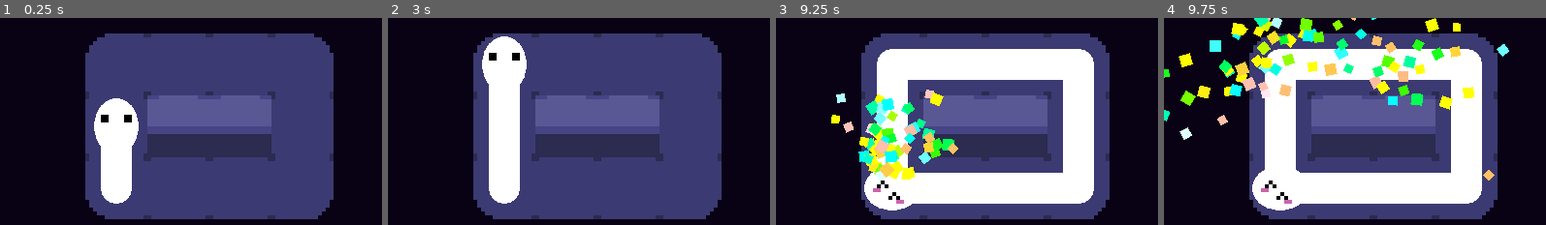
Above: before the commit, frames 1-4 (left to right).
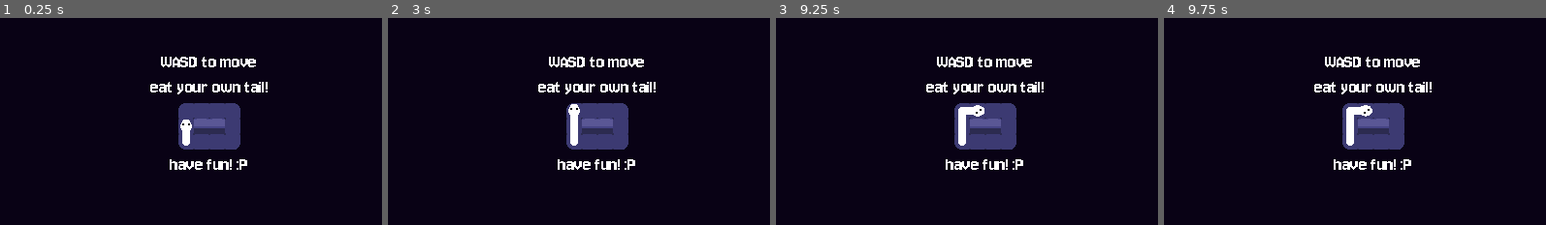
Above: after the commit, the same moments.

Repository: Evelyn-is-eepy/12dt-1---ouroborus
Game: Godot game, scene res://Scenes/Levels/level_1.tscn
The game is run twice, just before and just after one commit, with the same random seed, the same clock (stepped at 60 frames per second) and the same inputs. This scene is started directly instead of the project's main scene.
Inputs:
- Up to frame 1 (0.25 s): no input
- Up to frame 2 (3 s): tap Enter at 0.5 s; hold D (move_right) 0.53-1.28 s; tap R (restart) at 1.25, 2, 2.75 s; hold S (move_down) 1.28-2.03 s; hold D (move_right) 2.03-2.78 s; hold W (move_up) from 2.78 s (still down)
- Up to frame 3 (9.25 s): tap R (restart) at 3.5, 4.25 s; release W (move_up) at 3.53 s; hold A (move_left) 3.53-5.03 s; hold S (move_down) 5.03-5.78 s; hold D (move_right) 5.78-6.53 s; hold W (move_up) 6.53-7.28 s; hold D (move_right) 7.28-8.03 s; hold S (move_down) 8.03-8.78 s; hold A (move_left) from 8.78 s (still down)
- Up to frame 4 (9.75 s): release A (move_left) at 9.53 s; hold W (move_up) from 9.53 s (still down)

The runs differ from the first frame. In frame 1, 57% of the frame differs, in the area x 22-88%, y 7-98%; in frame 2, 57%; in frame 3, 56%; in frame 4, 59%, in the area x 0-91%, y 0-98%.

Commit message:
added bonk animation, fixed double move issue

Diff:
--- a/Scenes/Levels/level_1.tscn
+++ b/Scenes/Levels/level_1.tscn
@@ -313,7 +313,6 @@
 
 [node name="Camera2D" type="Camera2D" parent="WorldEnvironment" unique_id=1361182029]
 position = Vector2(8, 8)
-zoom = Vector2(4, 4)
 
 [node name="ObjectSpawnsLayer" type="TileMapLayer" parent="." unique_id=1626282959]
 tile_map_data = PackedByteArray("AAAAAAEAAAABAAAAAAA=")
--- a/Scenes/Levels/level_2.tscn
+++ b/Scenes/Levels/level_2.tscn
@@ -311,7 +311,6 @@
 
 [node name="Camera2D" type="Camera2D" parent="WorldEnvironment" unique_id=1361182029]
 position = Vector2(8, 8)
-zoom = Vector2(4, 4)
 
 [node name="ObjectSpawnsLayer" type="TileMapLayer" parent="." unique_id=1626282959]
 tile_map_data = PackedByteArray("AAAFAAYAAAAAAAAAAAAFAAUAAAAAAAAAAAAHAAUAAAAAAAAAAAAHAAYAAAAAAAAAAAAFAAEAAAAAAAAAAAAGAAEAAAAAAAAAAAAHAAEAAAAAAAAAAAAGAAQAAAABAAAAAAA=")
--- a/Scenes/Levels/level_3.tscn
+++ b/Scenes/Levels/level_3.tscn
@@ -311,7 +311,6 @@
 
 [node name="Camera2D" type="Camera2D" parent="WorldEnvironment" unique_id=1361182029]
 position = Vector2(8, 8)
-zoom = Vector2(4, 4)
 
 [node name="ObjectSpawnsLayer" type="TileMapLayer" parent="." unique_id=1626282959]
 tile_map_data = PackedByteArray("AAAEAAUAAAABAAAAAAAJAAYAAAACAAEAAAAMAAIAAAACAAEAAAAMAAYAAAACAAEAAAAIAAgAAAACAAEAAAAFAAgAAAACAAEAAAAMAAQAAAACAAEAAAA=")
--- a/Scenes/Levels/level_base.tscn
+++ b/Scenes/Levels/level_base.tscn
@@ -354,7 +354,6 @@
 
 [node name="Camera2D" type="Camera2D" parent="WorldEnvironment" unique_id=1361182029]
 position = Vector2(8, 8)
-zoom = Vector2(4, 4)
 
 [node name="ObjectSpawnsLayer" type="TileMapLayer" parent="." unique_id=1626282959]
 tile_set = ExtResource("5_t8ai0")
--- a/Scenes/credits.tscn
+++ b/Scenes/credits.tscn
@@ -54,6 +54,5 @@
 
 [node name="Camera2D" type="Camera2D" parent="." unique_id=407650405]
 position = Vector2(216, 112)
-zoom = Vector2(4, 4)
 
 [connection signal="pressed" from="VBoxContainer/Button" to="." method="_on_button_pressed"]
--- a/Scenes/level_select.tscn
+++ b/Scenes/level_select.tscn
@@ -5,6 +5,8 @@
 [ext_resource type="Theme" uid="uid://bttvneaybjt4" path="res://Assets/menu_box_theme.tres" id="2_lx4vd"]
 [ext_resource type="Environment" uid="uid://c8qpv2wh6f7ts" path="res://Assets/world_environment.tres" id="4_2sqnl"]
 [ext_resource type="StyleBox" uid="uid://bdkp0m4r10rau" path="res://Assets/menu_button_style.tres" id="4_72w8f"]
+
+[sub_resource type="Compositor" id="Compositor_72w8f"]
 
 [node name="Control" type="Control" unique_id=1628815200 node_paths=PackedStringArray("button_container")]
 layout_mode = 3
@@ -45,9 +47,9 @@
 
 [node name="WorldEnvironment" type="WorldEnvironment" parent="." unique_id=1316698951]
 environment = ExtResource("4_2sqnl")
+compositor = SubResource("Compositor_72w8f")
 
 [node name="Camera2D" type="Camera2D" parent="." unique_id=1064924576]
 position = Vector2(216, 112)
-zoom = Vector2(4, 4)
 
 [connection signal="pressed" from="VBoxContainer/Button" to="." method="_on_button_pressed"]
--- a/Scenes/main_menu.tscn
+++ b/Scenes/main_menu.tscn
@@ -78,7 +78,6 @@
 
 [node name="Camera2D" type="Camera2D" parent="." unique_id=499663580]
 position = Vector2(216, 112)
-zoom = Vector2(4, 4)
 
 [connection signal="pressed" from="VBoxContainer/Button" to="." method="_on_button_pressed"]
 [connection signal="pressed" from="VBoxContainer/Button3" to="." method="_on_button_3_pressed"]
--- a/Scenes/snake.tscn
+++ b/Scenes/snake.tscn
@@ -254,6 +254,7 @@
 face_sprite = NodePath("AnimatedSprite2D2")
 starting_direction = Vector2(0, -1)
 personal_crown = NodePath("ColorRect")
+bonk_max_amplitude = 2.0
 
 [node name="WallRay" type="RayCast2D" parent="Head" unique_id=1444581878]
 visible = false
--- a/Scripts/head.gd
+++ b/Scripts/head.gd
@@ -2,6 +2,7 @@
 
 const TILE_SIZE: int = 16
 const move_duration = 0.1
+const bonk_duration = 0.2
 const move_directions_and_names = [{Vector2(1.0,0.0):"right"},{Vector2(-1.0,0.0):"left"},{Vector2(0.0,-1.0):"up"},{Vector2(0.0,1.0):"down"},]
 const apple_length_bonus: int = 3
 
@@ -22,6 +23,8 @@
 @export var manager: Node2D
 @export var personal_crown: ColorRect
 @export var move_trans_type = Tween.TRANS_BOUNCE
+@export var bonk_trans_type = Tween.TRANS_LINEAR
+@export var bonk_max_amplitude: float
 @export var starting_max_length: int
 
 var face_state: String = 'normal'
@@ -29,10 +32,12 @@
 var last_moved_direction: Vector2 = starting_direction
 var previous_move_directions: Array = [starting_direction]
 var max_body_length: int
-
 var moving: bool = false
+var shaking: bool = false
 var can_move: bool = true
 var has_crown: bool = false
+var position_before_bonk: Vector2
+var shake_intensity: float = 0
 
 # Called when the node enters the scene tree for the first time.
 func _ready() -> void:
@@ -54,13 +59,25 @@
 
 # Called every frame. 'delta' is the elapsed time since the previous frame.
 func _process(_delta: float) -> void:
+	# If the body is shaking from a bonk, add a randomised offset
+	if shaking:
+		position = position_before_bonk
+		var random_rotation = randf_range(0,2*PI)
+		position += Vector2.UP.rotated(random_rotation) * shake_intensity
 	# Stick the last point on the body line to the head so that there is a visible neck.
 	body_line.points[-1] = position
 	# Take player inputs for move direction
 	var move_direction: Vector2 = Vector2(0,0)
 	if not moving and can_move:
-		move_direction.x = Input.get_axis("move_left","move_right")
-		move_direction.y = Input.get_axis("move_up","move_down")
+		# These vars are to prevent super long lines
+		# It needs to be 'action_just_pressed' to prevent icky accidental double moves
+		var input_x_pos = int(Input.is_action_just_pressed("move_right"))
+		var input_x_neg = int(Input.is_action_just_pressed("move_left"))
+		var input_y_pos = int(Input.is_action_just_pressed("move_down"))
+		var input_y_neg = int(Input.is_action_just_pressed("move_up"))
+		# This math works essentially the same as an Input.get_axis() function
+		move_direction.x = input_x_pos - input_x_neg
+		move_direction.y = input_y_pos - input_y_neg
 		# If both y and x have input, take only x
 		if move_direction.x and move_direction.y:
 			move_direction = Vector2(move_direction.x,0)
@@ -108,11 +125,22 @@
 		# If there is something in the way (oooooooooo-oooooh)
 		else:
 			print('bonk!')
-			# Bonk animation not implemented... yet.
+			# prevent movement until bonk is finished
+			moving = true
+			shaking = true
+			# store the original position to prevent becoming misaligned
+			position_before_bonk = position
+			var bonk_tween = create_tween()
+			# Set shake intensity to max and then tween it back down
+			shake_intensity = bonk_max_amplitude
+			bonk_tween.tween_property(self,'shake_intensity',0,bonk_duration)
+			# this function works just as well here, no need to bloat things by adding another
+			bonk_tween.tween_callback(finish_move_and_check)
 
 # Finish move and check for hazards (called from tween callback)
 func finish_move_and_check():
 	moving = false
+	shaking = false
 	print("length: " + str(len(body_line.points) - 2) +" max: " + str(max_body_length))
 	# Check if the head is overlapping any bodies
 	if head_collider.get_overlapping_bodies():
@@ -190,7 +218,9 @@
 	# For eating own tail or colliding with area objects
 	print('area collision!')
 	# If the object is the tail, you win.
-	if area.is_in_group('snake_tail'):
+	# There is an issue where you could win by running into a wall for your first move,
+	# Which could make you hit your own tail through the 'bonk' shaking animation.
+	if area.is_in_group('snake_tail') and not shaking:
 		win() # This code is amusing.
 
 func fall_into_hole():
